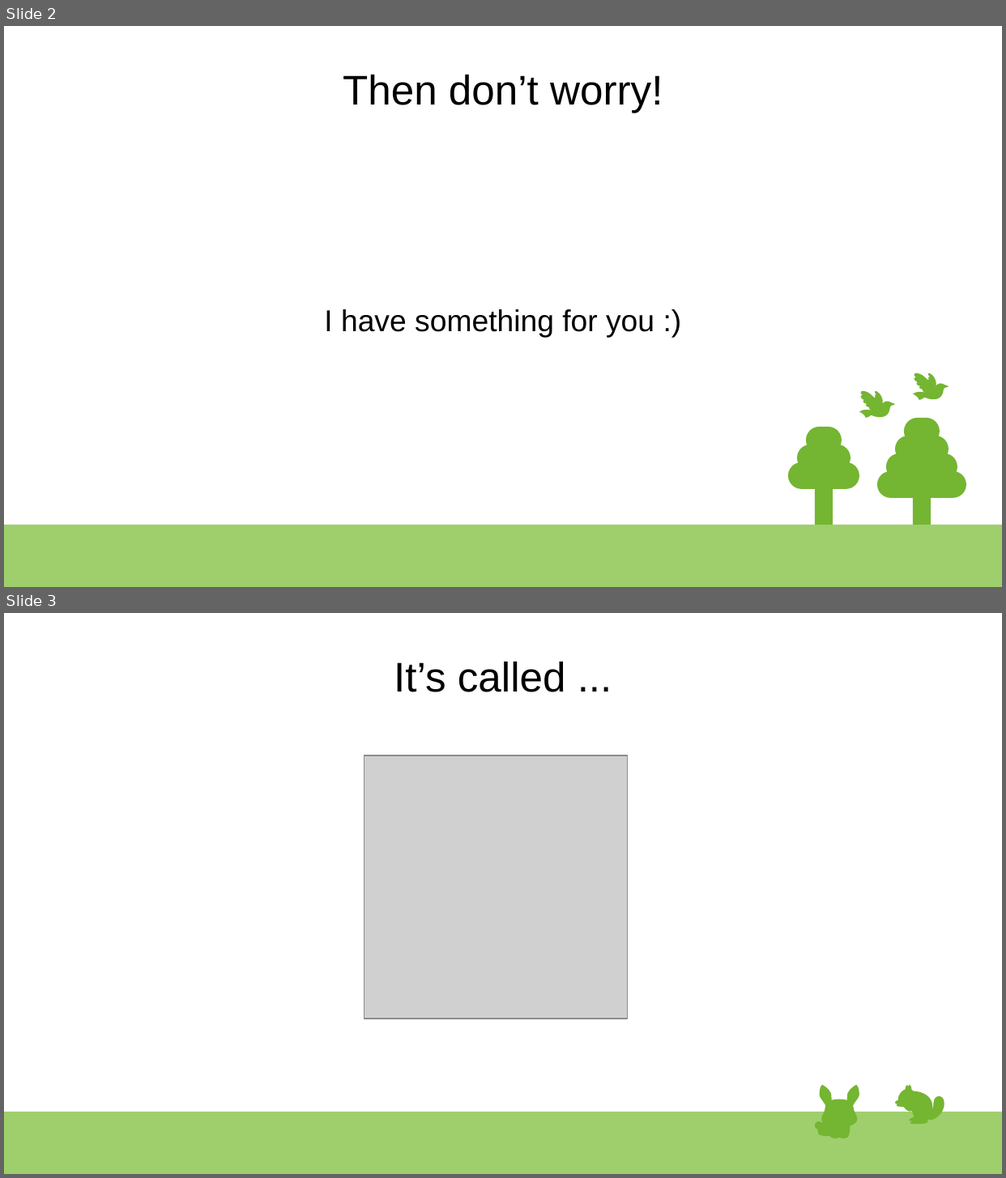
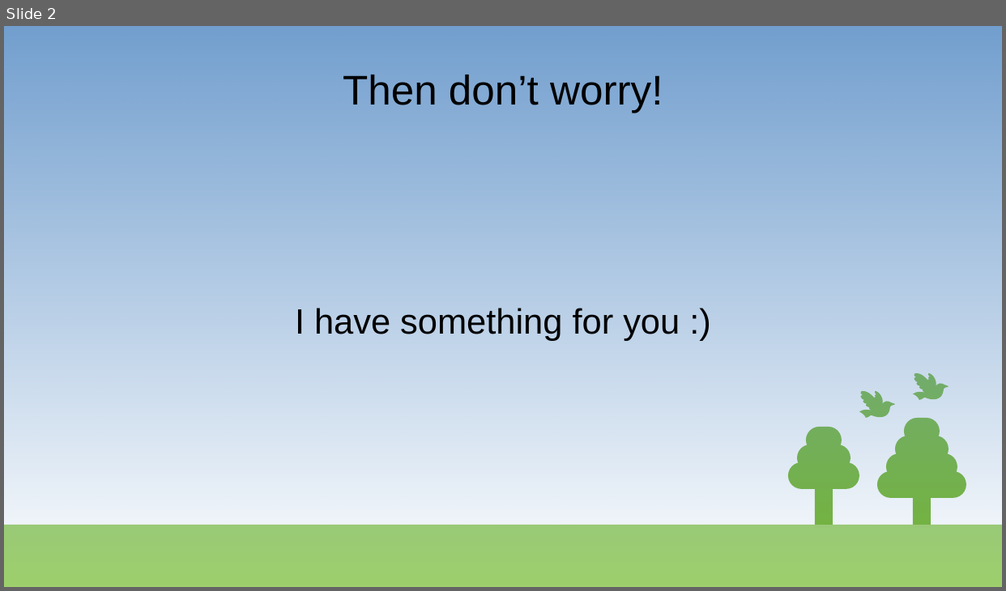
Before and after one commit to klmhsb42/yoga_coach_web, a slide deck: artifacts/docs/presentation.odp. Shown one above the other, each under a label of ours: slides 2 and 3 before the commit, slide 2 after it. The pictures are 1006x1178 and 1006x591 pixels, drawn with LibreOffice and Linux fonts; fonts in the diff are those of the drawing; grey boxes stand for pictures. Boxes give left, top, right and bottom in pixels: in the first picture for what was removed or moved away, otherwise in the second. Text is boxed around its words. In the diff, an @@ line names an element or a change of style, - is before the commit and + after.

```diff
--- a/artifacts/docs/presentation.odp
+++ b/artifacts/docs/presentation.odp
@@ slide 3 removed at (4, 613, 1002, 1174), background #FFFFFF; not listed: 1 template element that a slide beside it also shows @@
@@ title removed at (394, 662, 566, 692) @@
-It’s called ...
@@ picture removed at (364, 756, 628, 1019) @@
@@ group removed at (816, 1086, 859, 1139): 23 freeform shapes @@
@@ group removed at (895, 1084, 945, 1125): 15 freeform shapes @@
@@ slide 2 changed as well @@
@@ rectangle added at (4, 26, 1002, 587), fill gradient #729FCF @@
@@ text "I have something for you ..." at (295, 308, 680, 341): size 24 to 28 pt @@
```
Also in this commit, not shown: 1 other slide changed, 5 slides added, 3 other slides removed, 2 other files.
